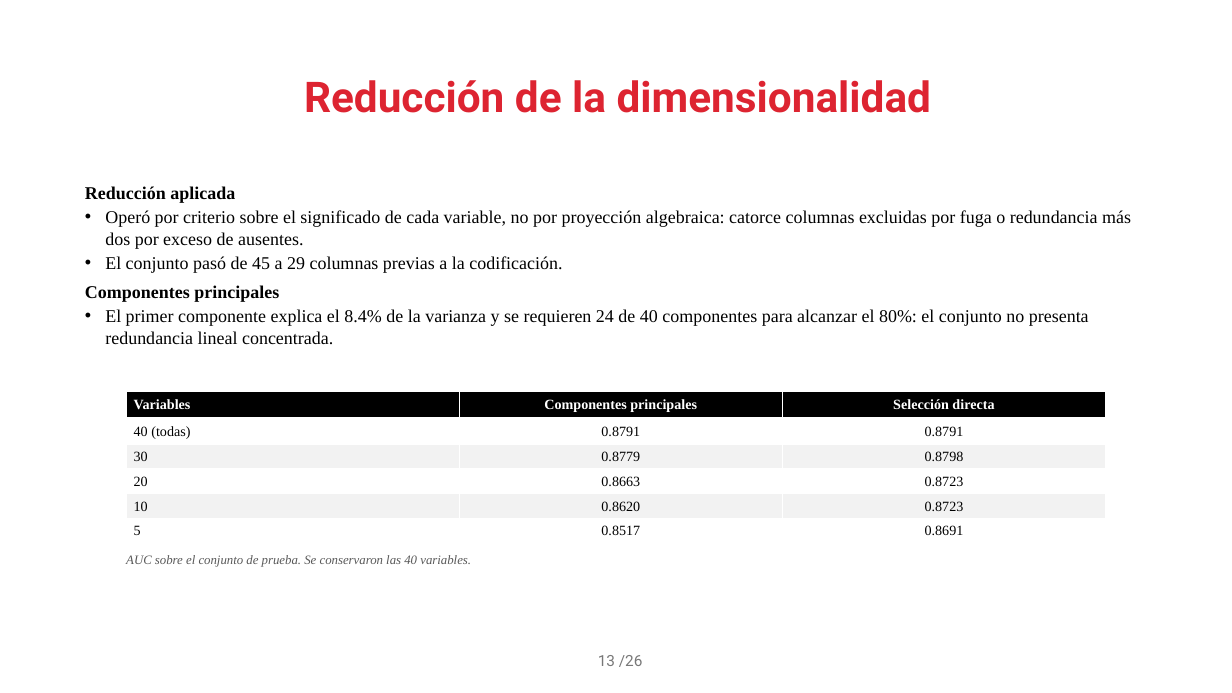
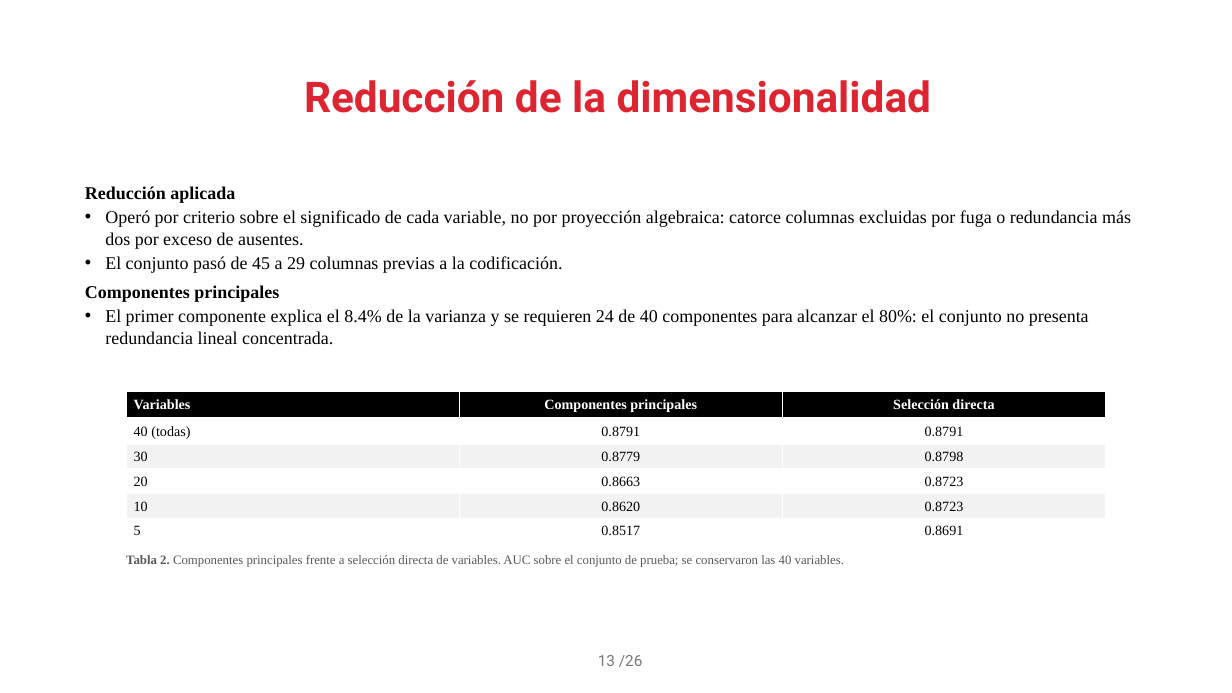
Before and after one commit to JozMdz/Realidad_Virtual, a slide deck: slide 13 of presentacion/proyecto_integrador.pptx. Drawn at 1232x693 pixels with LibreOffice and Linux fonts; fonts in the diff are those of the drawing; background and template pictures are left out. Boxes give left, top, right and bottom in pixels: in the first picture for what was removed or moved away, otherwise in the second. Text is boxed around its words. In the diff, an @@ line names an element or a change of style, - is before the commit and + after.

```diff
--- a/presentacion/proyecto_integrador.pptx
+++ b/presentacion/proyecto_integrador.pptx
@@ text at box(126, 555, 844, 567): text changed; italic off @@
-AUC sobre el conjunto de prueba. Se conservaron las 40 variables.
+Tabla 2. Componentes principales frente a selección directa de variables. AUC sobre el conjunto de prueba; se conservaron las 40 variables.
```
Also in this commit, not shown: 12 other slides changed, 1 slide added, 1 slide removed, 2 other files.
